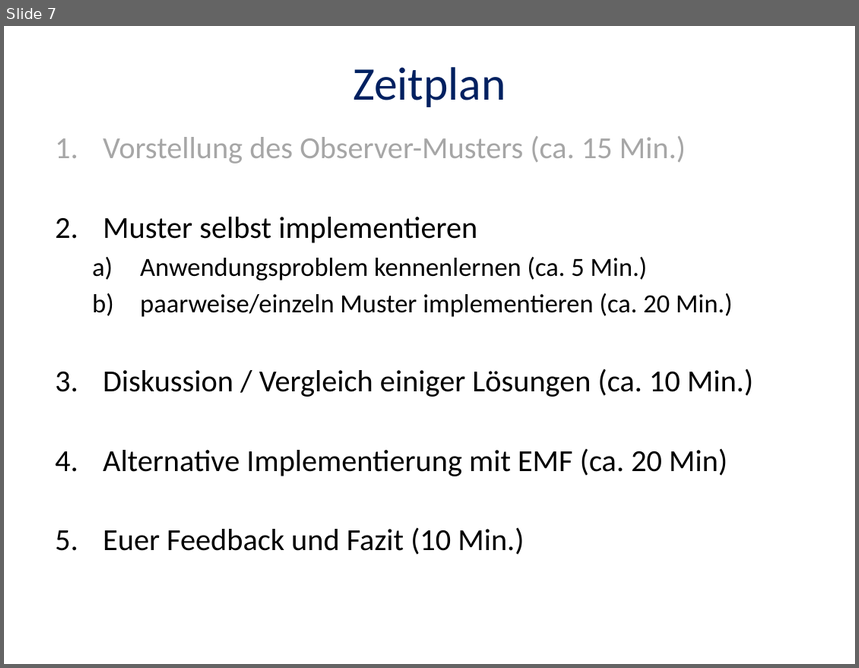
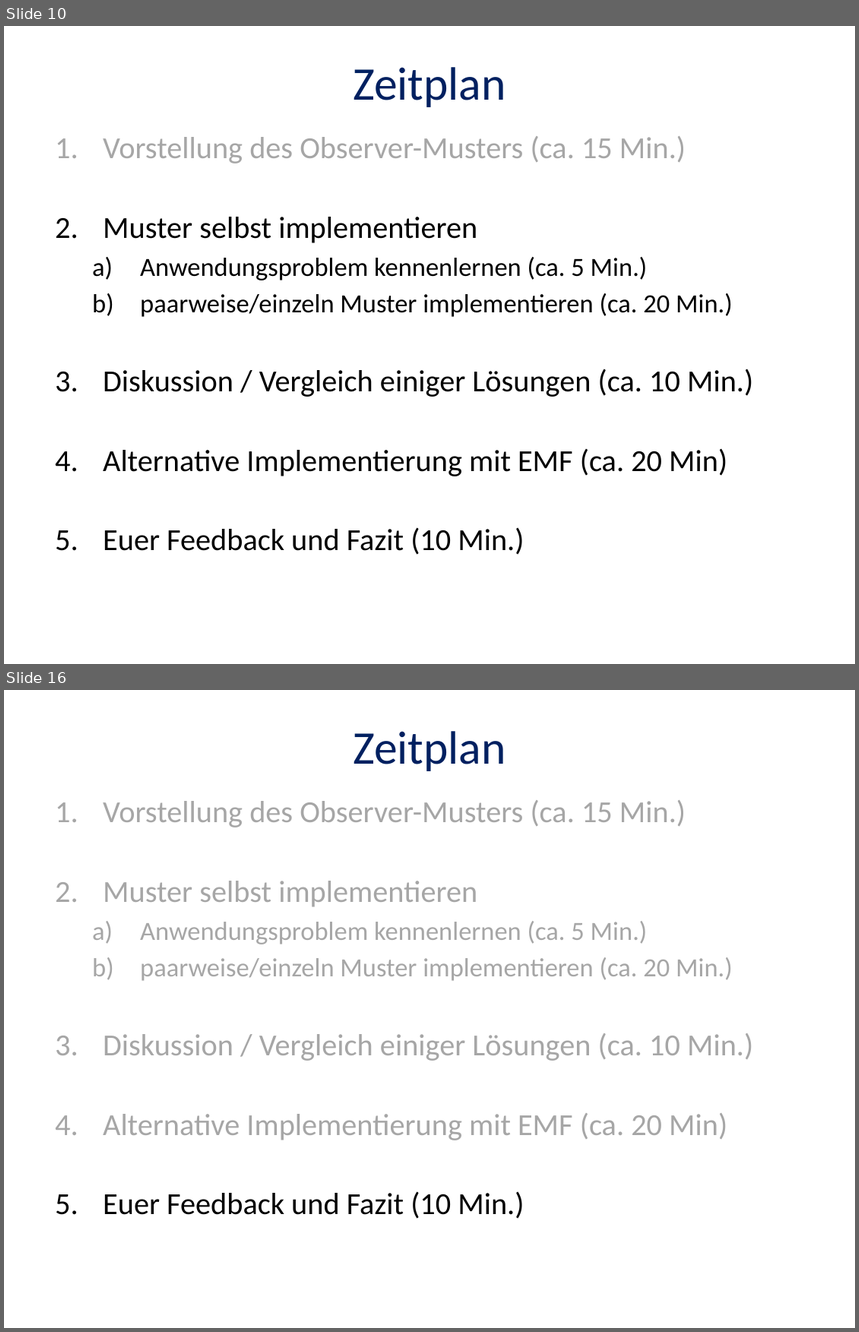
Before and after one commit to itbastian/CodingDojoDPA, a slide deck: Observer/Coding-Dojo-2015-05-06.pptx. Shown one above the other, each under a label of ours: slide 7 before the commit, slides 10 and 16 after it; the slides between them are not shown. The pictures are 859x668 and 859x1332 pixels, drawn with LibreOffice and Linux fonts; fonts in the diff are those of the drawing. Boxes give left, top, right and bottom in pixels: in the first picture for what was removed or moved away, otherwise in the second. Text is boxed around its words. In the diff, an @@ line names an element or a change of style, - is before the commit and + after.

```diff
--- a/Observer/Coding-Dojo-2015-05-06.pptx
+++ b/Observer/Coding-Dojo-2015-05-06.pptx
@@ slide 16 added at <box>4,690,855,1328</box>, background #FFFFFF @@
@@ title added at <box>353,731,506,771</box>, 39.6 pt, text #002060 @@
+Zeitplan
@@ text added at <box>103,800,753,1219</box>, 25.9 pt, text #A6A6A6 @@
+1. Vorstellung des Observer-Musters (ca. 15 Min.)
+2. Muster selbst implementieren
+  a) Anwendungsproblem kennenlernen (ca. 5 Min.)
+  b) paarweise/einzeln Muster implementieren (ca. 20 Min.)
+3. Diskussion / Vergleich einiger Lösungen (ca. 10 Min.)
+4. Alternative Implementierung mit EMF (ca. 20 Min)
+5. Euer Feedback und Fazit (10 Min.)
@@ what was slide 7 is now slide 10 @@
```
Also in this commit, not shown: 3 slides changed, 9 other slides added, 5 slides removed, 1 other file.
